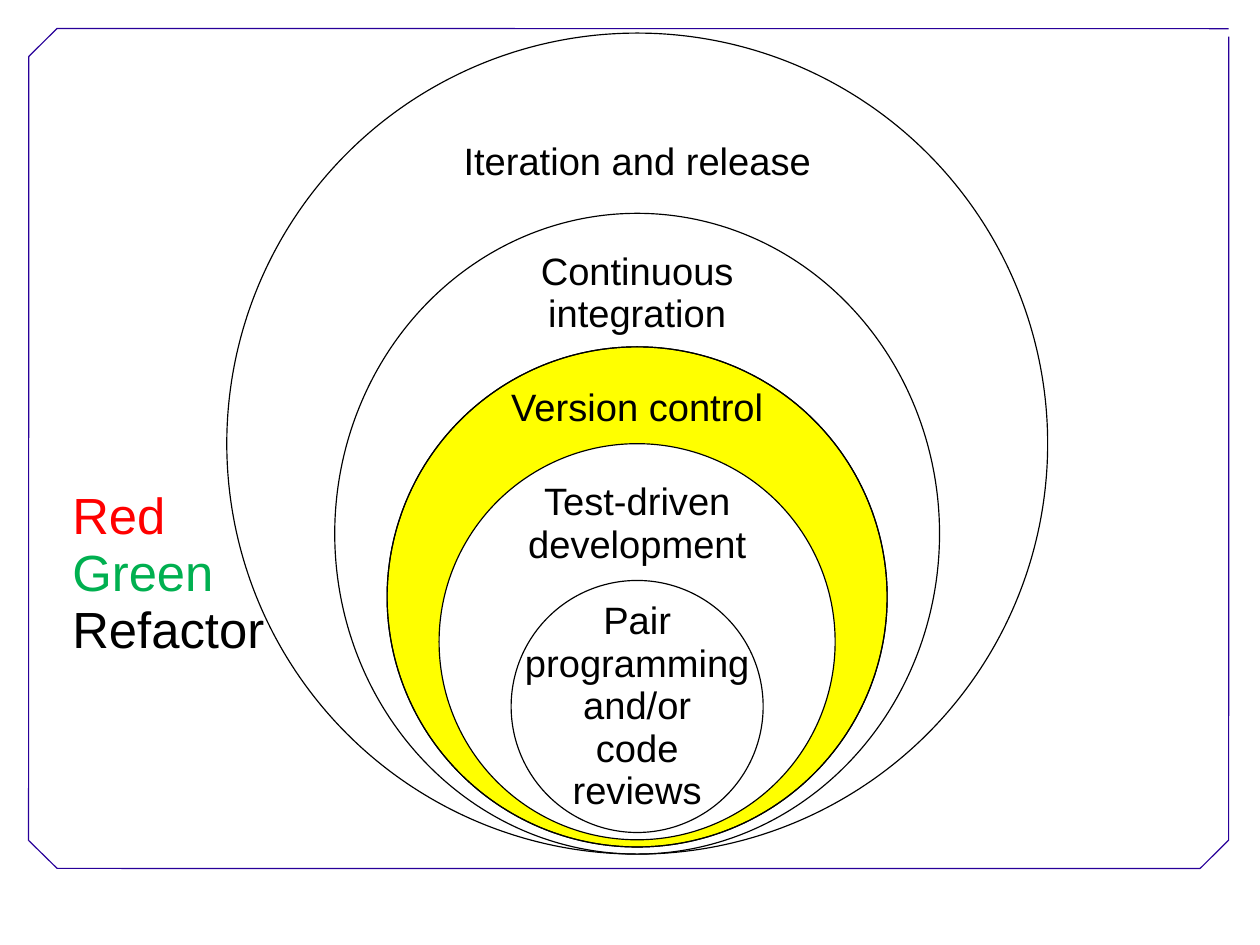
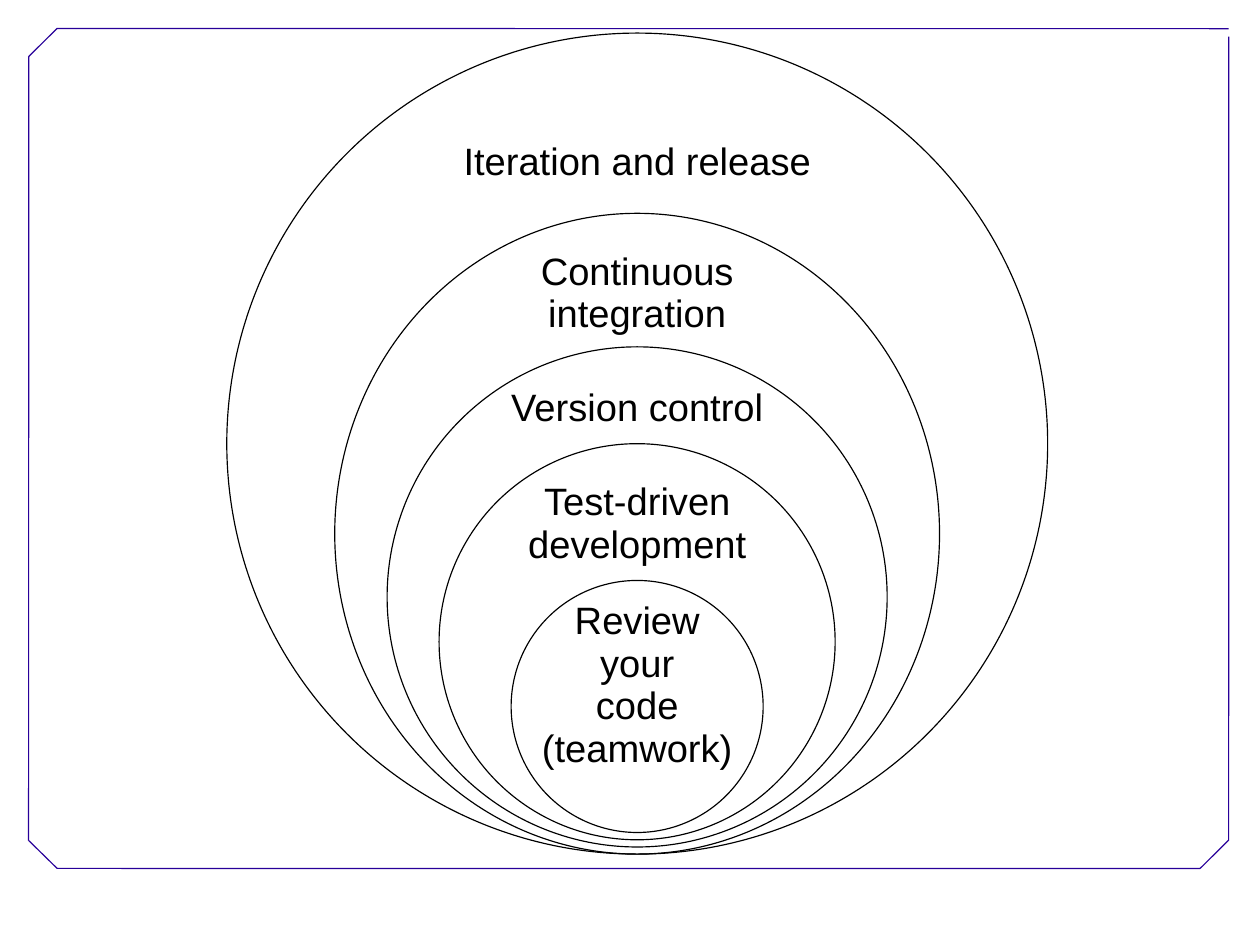
Before and after one commit to swcarpentry/DEPRECATED-boot-camps, a slide deck: slide 7 of Conclusion.ppt. Drawn at 1260x945 pixels with LibreOffice and Linux fonts; fonts in the diff are those of the drawing; background and template pictures are left out. Boxes give left, top, right and bottom in pixels: in the first picture for what was removed or moved away, otherwise in the second. Text is boxed around its words. In the diff, an @@ line names an element or a change of style, - is before the commit and + after.

```diff
--- a/Conclusion.ppt
+++ b/Conclusion.ppt
@@ ellipse removed at bbox=[388, 346, 888, 847] @@
@@ text removed at bbox=[72, 497, 264, 649] @@
-Red
-Green
-Refactor
@@ text removed at bbox=[525, 606, 749, 805] @@
-Pair programming
-and/or
-code
-reviews
@@ text added at bbox=[542, 606, 732, 770], 24 pt, text #000000 @@
+Review
+your
+code
+(teamwork)
```
Also in this commit, not shown: 5 slides removed.
